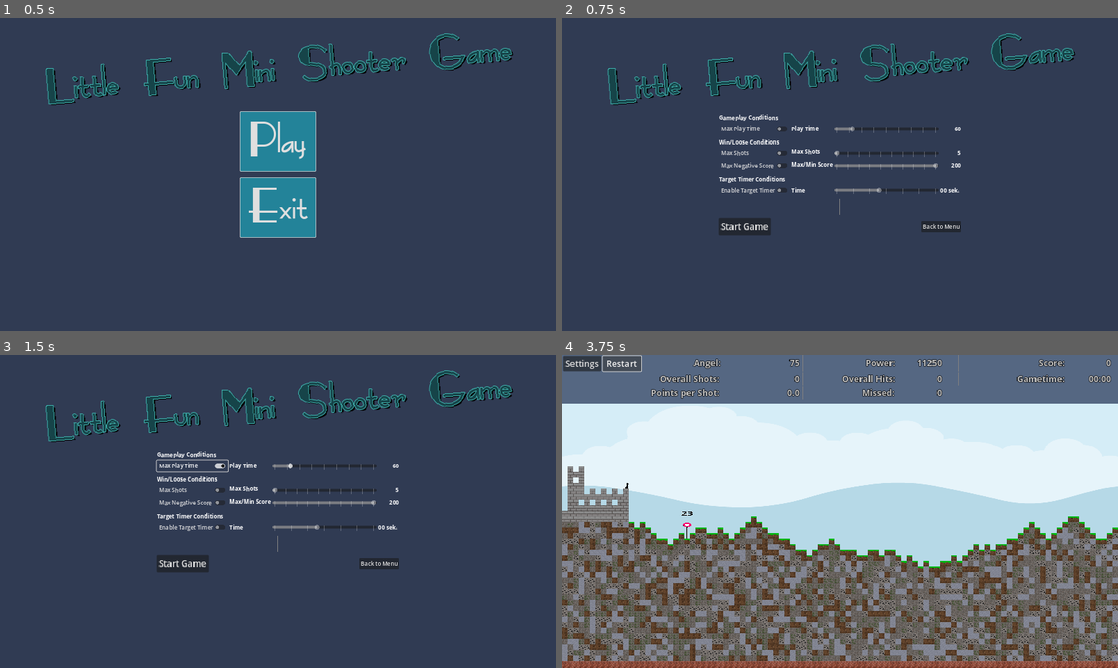
Above: before the commit, frames 1-4 (two rows, left to right).
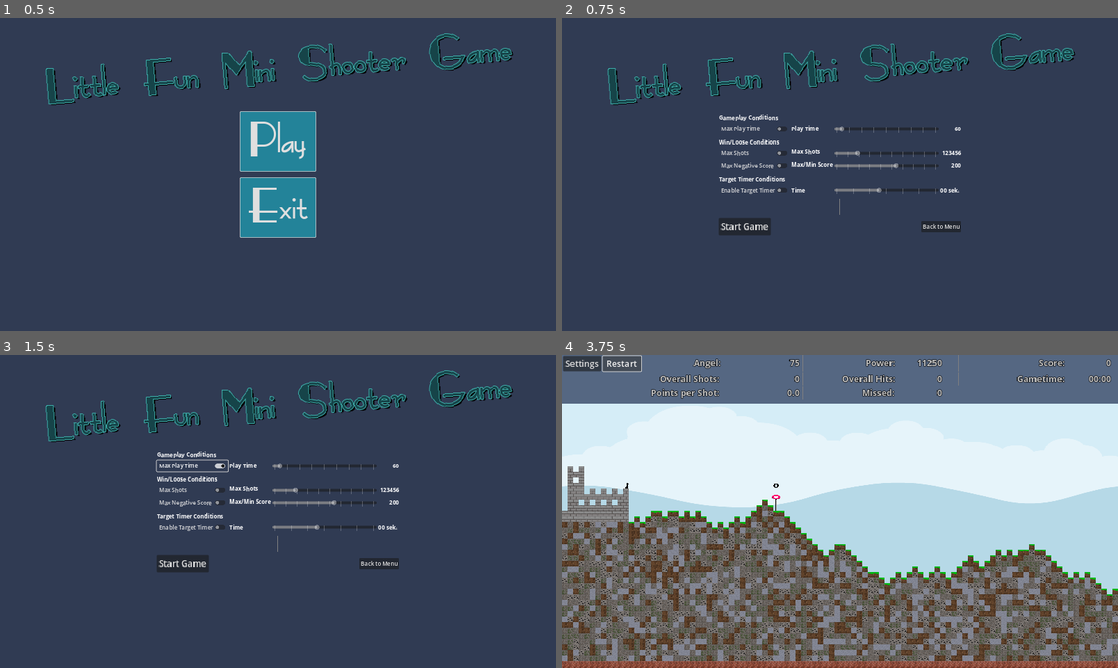
Above: after the commit, the same moments.

Repository: Coding-4Fun/Just4Fun_Mini_Shootergame
Game: Godot game, scene res://UI/MainMenuUI/MainMenuUI.tscn
The game is run twice, just before and just after one commit, with the same random seed, the same clock (stepped at 60 frames per second) and the same inputs.
Inputs:
- Up to frame 1 (0.5 s): no input
- Up to frame 2 (0.75 s): click "Play" at 0.5 s
- Up to frame 3 (1.5 s): click "Max Play Time" at 1.25 s
- Up to frame 4 (3.75 s): click "Max Play Time" at 2 s; click "Start Game" at 2.75 s; click "Restart" at 3.5 s

Frame 1 is identical in both runs. In frame 2, 0.2% of the frame differs, in the area x 49-72%, y 34-48%; in frame 3, 0.2%; in frame 4, 29%, in the area x 0-100%, y 41-98%.
Error after the commit: Invalid access to property or key 'Game' on a base object of type 'Dictionary'. (res://UI/Settings/MaxGameTimeSettings.gd:9)

Commit message:
Ref: Refactor Config_Data Save Process

Diff:
--- a/Globals/GameConfig/config.gd
+++ b/Globals/GameConfig/config.gd
@@ -2,7 +2,7 @@
 
 @export var config_data:Dictionary = {}
 const GAMECONFIGFILE = "res://config.json"
-const CONFIGDATA_DEFAULT:Dictionary = {
+const CONFIGDATA_DEFAULT_JSON:Dictionary = {
 		"Player_name": "Unnamed",
 		"Game": {
 			"DummyTarget": {
@@ -32,6 +32,26 @@
 		"Video": {},
 		"KeyBinding": {}
 	}
+const CONFIGDATA_DEFAULT:Dictionary = {
+		"Game/PlayerName": "Unnamed",
+		"Game/DummyTarget/TimerEnabled": false,
+		"Game/DummyTarget/TimerCountdown": 6.0,
+		"Game/condition/MaxGameTimeValue": 120,
+		"Game/condition/MaxShotsEnabled": false,
+		"Game/condition/MaxShotsValue": -0,
+		"Game/condition/MinMaxScoreEnabled": false,
+		"Game/condition/MinMaxScore": -1000,
+		"Game/condition/MaxGameTimeEnabled": false,
+		"Game/condition/MinMaxScoreValue": 1000,
+		"Network/HostIPAdress": "127.0.0.1",
+		"Network/HostGamePort": "21277",
+		"Network/MaxPlayers": 2,
+		"AudioMasterVolume": 100,
+		"AudioSfxVolume": 100,
+		"AudioMusicVolume": 100,
+		"Video": null,
+		"KeyBinding": null
+		}
 
 #signal playername_changed (string)
 # signal dummyTargetTimerChange
@@ -71,6 +91,11 @@
 	return(CONFIGDATA_DEFAULT)
 
 
+func get_configdata_value() -> Variant:
+	var v : Variant = ""
+	return v
+
+
 func save_gameconfig (savedefault : bool = false):
 	if savedefault:
 		config_data = CONFIGDATA_DEFAULT
@@ -95,13 +120,33 @@
 
 func _on_config_value_changed(obj: String= "", value : Variant = null, root: String = "Game", group: String= "") -> void:
 	# Check Object for Empty
+	if obj.is_empty():
+		return
+
 	# Chack Value for NULL
+	if value == null:
+		return
 
-	# group can be empty
+
+	#"User {} is {}.".format([42, "Godot"], "{}"))
+	var p : String = "/{}/{}/{}".format( [root, group, obj], "{}")
+	var j : String = "/".join([root, group, obj])
+
+	print("config_Data_unmodified: ")
+	print(config_data)
+
+	print(p, " >> ", j)
+	if p in config_data:
+		config_data[j] = value
+
+	print("config_Data_modified: ")
+	print(config_data)
+
 	# if root empty then obj == root
 	print("Signal Received: ConfigValueChange: ", [obj, value, root, group])
 
 	# save new Value to Config Dict / conf_File
+	#Config.config_data["Game"]["DummyTarget"]["TimerEnabled"] = newValue
 	pass
 
 # func _on_hostip_change(newhostip:String) -> void:
